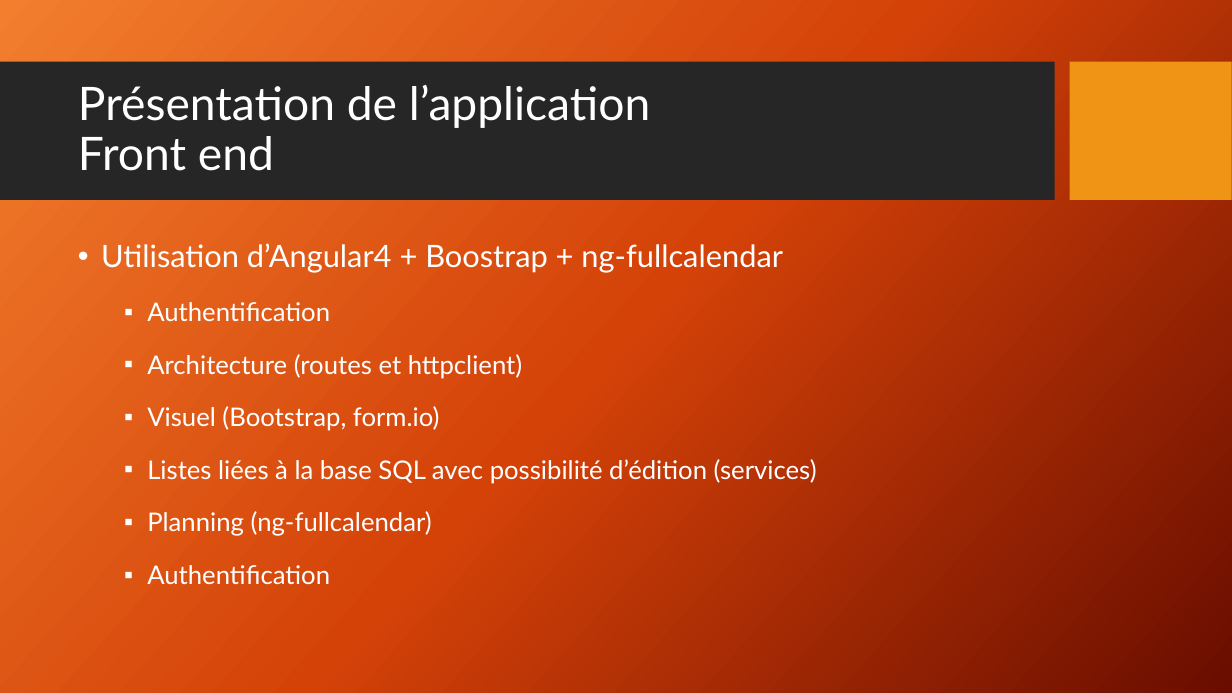
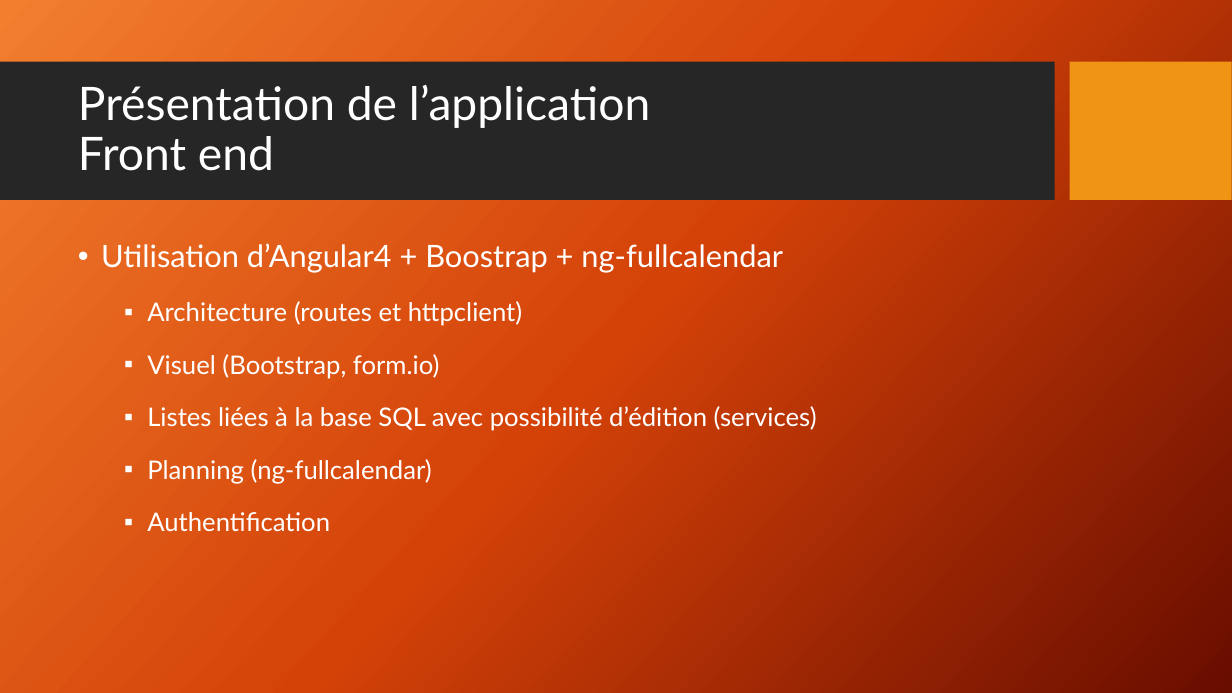
Before and after one commit to Moth8959/Projet_Final, a slide deck: slide 12 of Projet final.pptx. Drawn at 1232x693 pixels with LibreOffice and Linux fonts; fonts in the diff are those of the drawing; background and template pictures are left out. Boxes give left, top, right and bottom in pixels: in the first picture for what was removed or moved away, otherwise in the second. Text is boxed around its words. In the diff, an @@ line names an element or a change of style, - is before the commit and + after.

Commit message:
pw

```diff
--- a/Projet final.pptx
+++ b/Projet final.pptx
@@ text at box(147, 302, 330, 321): paragraph removed @@
-  ▪ Authentification
```
